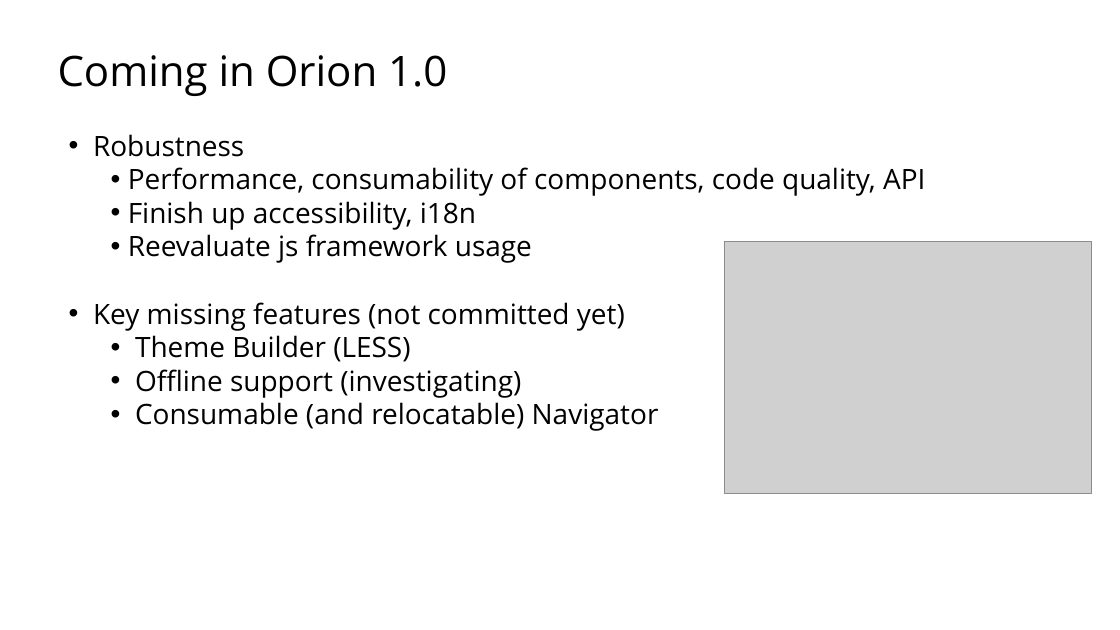
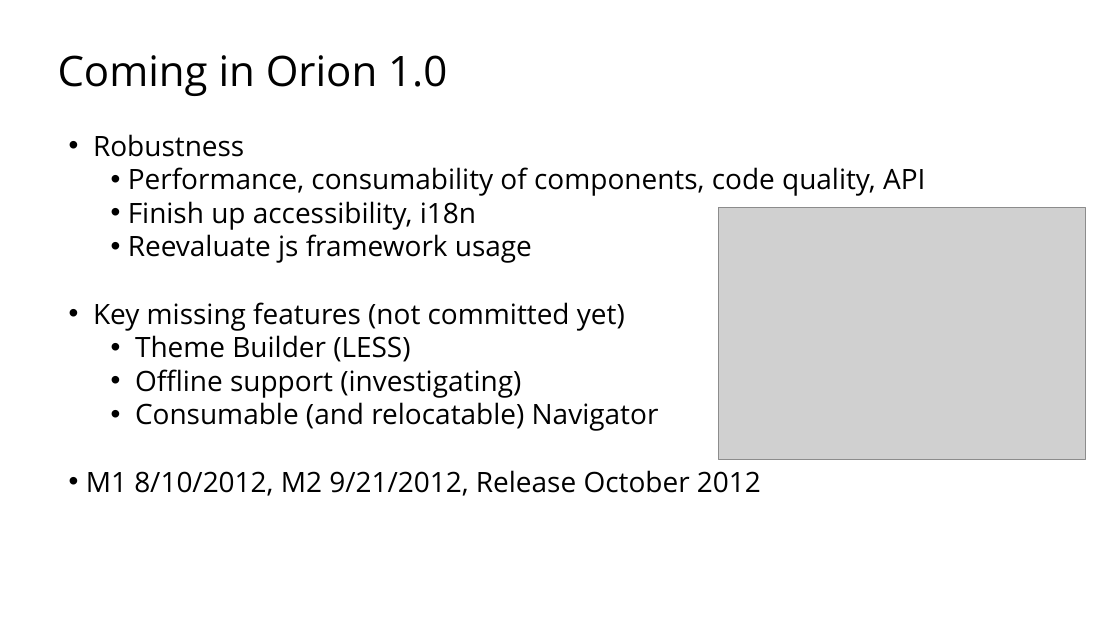
Before and after one commit to sfmccourt/oscon, a slide deck: slide 13 of osconorion.odp (slide 12 before the commit). Drawn at 1120x630 pixels with LibreOffice and Linux fonts; fonts in the diff are those of the drawing; grey boxes stand for pictures; background and template pictures are left out. Boxes give left, top, right and bottom in pixels: in the first picture for what was removed or moved away, otherwise in the second. Text is boxed around its words. In the diff, an @@ line names an element or a change of style, - is before the commit and + after.

```diff
--- a/osconorion.odp
+++ b/osconorion.odp
@@ picture moved from (x1=725, y1=242, x2=1091, y2=494) to (x1=718, y1=207, x2=1085, y2=459) @@
@@ text at (x1=86, y1=470, x2=761, y2=496): paragraph added @@
+  • M1 8/10/2012, M2 9/21/2012, Release October 2012
```
Also in this commit, not shown: 2 other slides changed, 1 slide added.
